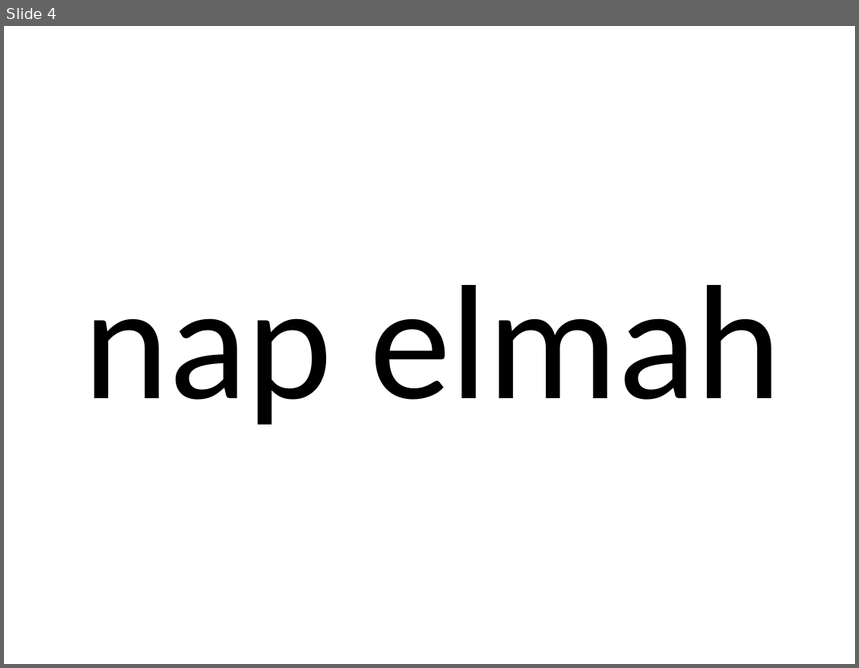
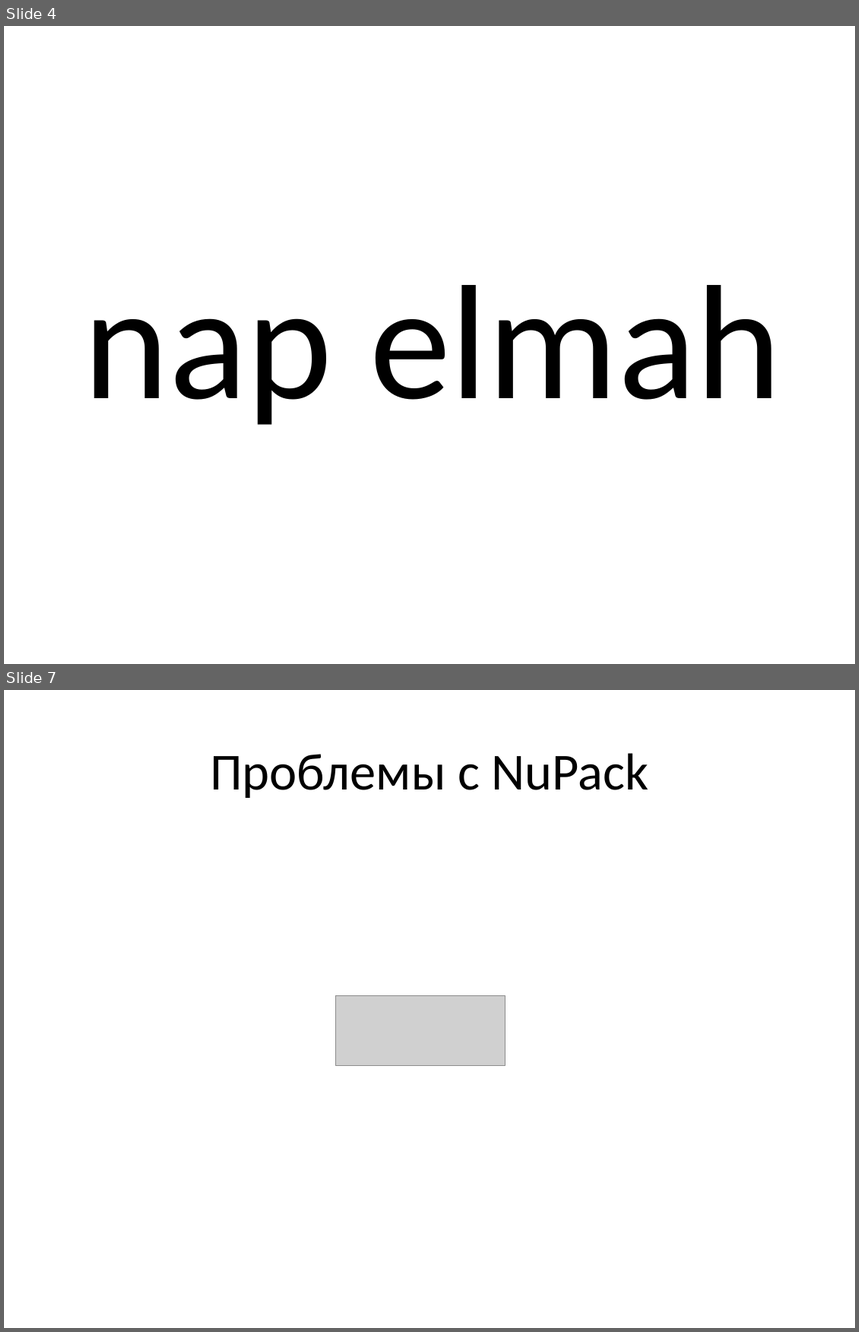
Before and after one commit to kievaltnet/kievaltnet, a slide deck: events/20101029_nupack/Package Management.pptx. Shown one above the other, each under a label of ours: slide 4 before the commit, slides 4 and 7 after it; the slides between them are not shown. The pictures are 859x668 and 859x1332 pixels, drawn with LibreOffice and Linux fonts; fonts in the diff are those of the drawing; grey boxes stand for pictures. Boxes give left, top, right and bottom in pixels: in the first picture for what was removed or moved away, otherwise in the second. Text is boxed around its words. In the diff, an @@ line names an element or a change of style, - is before the commit and + after.

```diff
--- a/events/20101029_nupack/Package Management.pptx
+++ b/events/20101029_nupack/Package Management.pptx
@@ slide 7 added at [4, 690, 855, 1328], background #FFFFFF @@
@@ title added at [210, 753, 649, 798], 44 pt, text #000000 @@
+Проблемы с NuPack
@@ picture added at [336, 996, 506, 1065] @@
```
Also in this commit, not shown: 1 slide changed, 3 other slides added, 1 other file.
